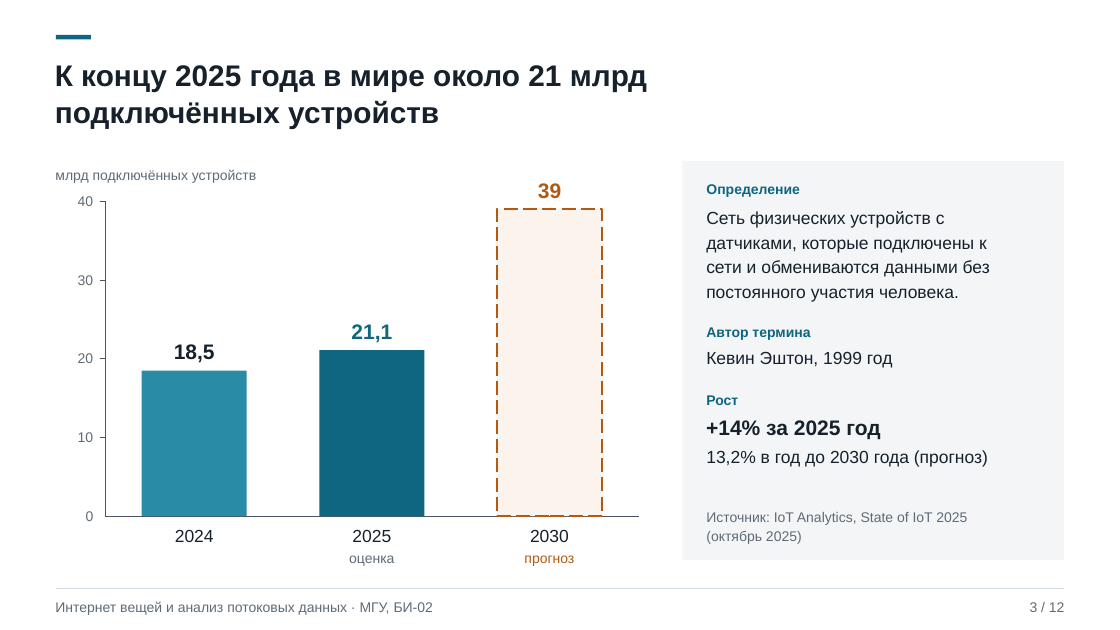
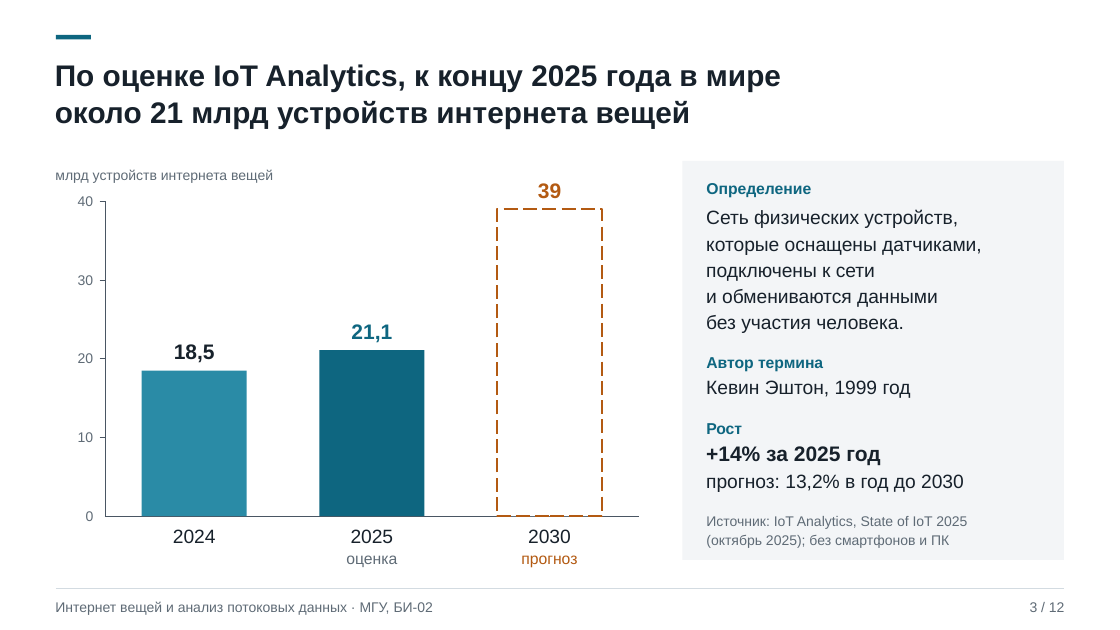
Before and after one commit to shualyyy/downloads-sorter, a slide deck: slide 3 of presentation-iot-streaming/Интернет вещей и анализ потоковых данных.pptx. Drawn at 1120x630 pixels with LibreOffice and Linux fonts; fonts in the diff are those of the drawing. Boxes give left, top, right and bottom in pixels: in the first picture for what was removed or moved away, otherwise in the second. Text is boxed around its words. In the diff, an @@ line names an element or a change of style, - is before the commit and + after.

```diff
--- a/presentation-iot-streaming/Интернет вещей и анализ потоковых данных.pptx
+++ b/presentation-iot-streaming/Интернет вещей и анализ потоковых данных.pptx
@@ text at (55,64,781,129): text changed @@
-К концу 2025 года в мире около 21 млрд
-подключённых устройств
+По оценке IoT Analytics, к концу 2025 года в мире
+около 21 млрд устройств интернета вещей
@@ text at (55,169,273,183): text changed @@
-млрд подключённых устройств
+млрд устройств интернета вещей
@@ rectangle at (497,209,602,517): fill #FBF3EC to #FFFFFF @@
@@ text at (706,209,982,333): text changed; size 15 to 16.5 pt @@
-Сеть физических устройств с
-датчиками, которые подключены к
-сети и обмениваются данными без
-постоянного участия человека.
+Сеть физических устройств,
+которые оснащены датчиками,
+подключены к сети
+и обмениваются данными
+без участия человека.
@@ size 12 to 13.5 pt in 5 elements at (346,555,397,567), (521,555,577,568), (706,183,811,198), (706,423,742,434), (706,357,823,372) @@
@@ text "Автор термина": place and size @@
-text "Автор термина" at (706,327,810,340)
+text "Автор термина" at (706,357,823,372)
@@ size 15 to 16.5 pt in 4 elements at (173,529,216,543), (528,529,571,543), (351,529,394,543), (706,380,911,398) @@
@@ text "Кевин Эштон, 1999 год": place and size @@
-text "Кевин Эштон, 1999 год" at (706,351,893,368)
+text "Кевин Эштон, 1999 год" at (706,380,911,398)
@@ text "Рост": place and size @@
-text "Рост" at (706,395,738,405)
+text "Рост" at (706,423,742,434)
@@ text "+14% за 2025 год": place and size @@
-text "+14% за 2025 год" at (706,420,880,440)
+text "+14% за 2025 год" at (706,446,880,466)
@@ text at (706,474,964,492): text changed; size 15 to 16.5 pt @@
-13,2% в год до 2030 года (прогноз)
+прогноз: 13,2% в год до 2030
@@ text at (706,516,967,548): text changed @@
-Источник: IoT Analytics, State of IoT 2025
-(октябрь 2025)
+Источник: IoT Analytics, State of IoT 2025
+(октябрь 2025); без смартфонов и ПК
```
Also in this commit, not shown: 11 other slides changed, 1 other file.
